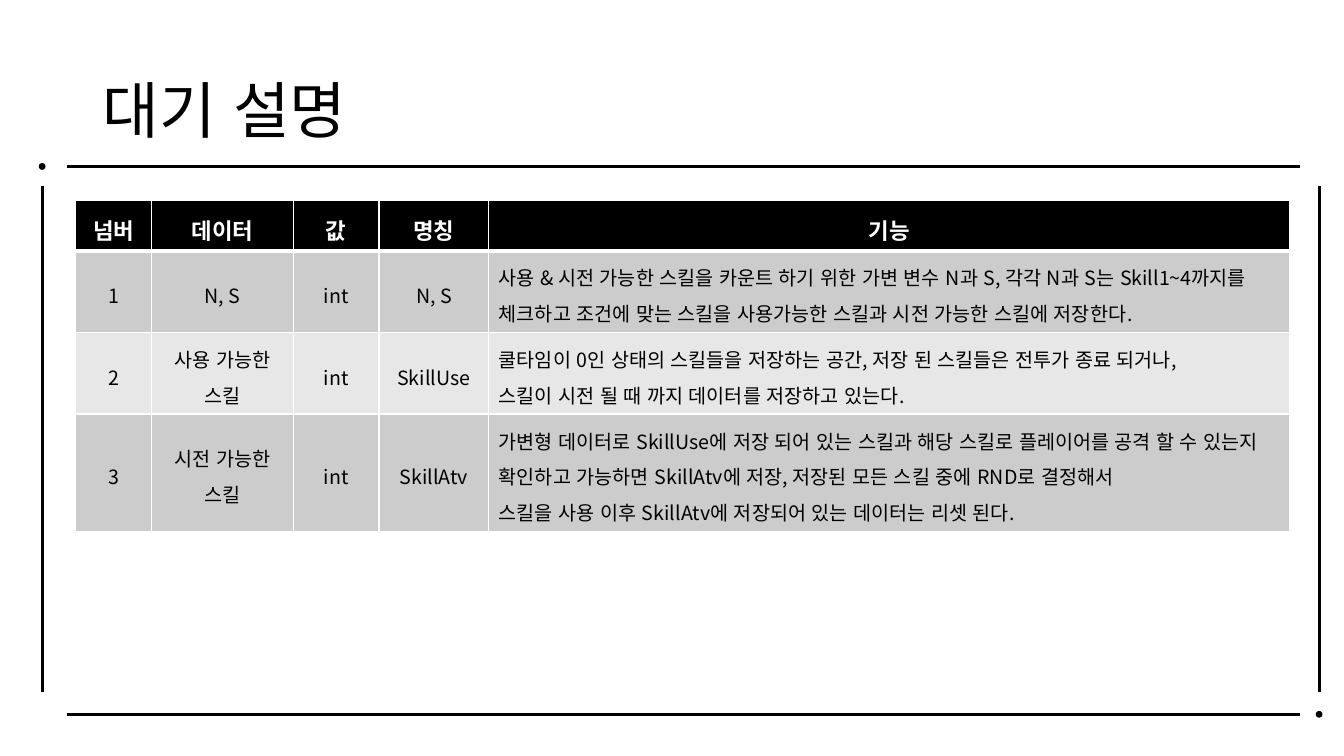
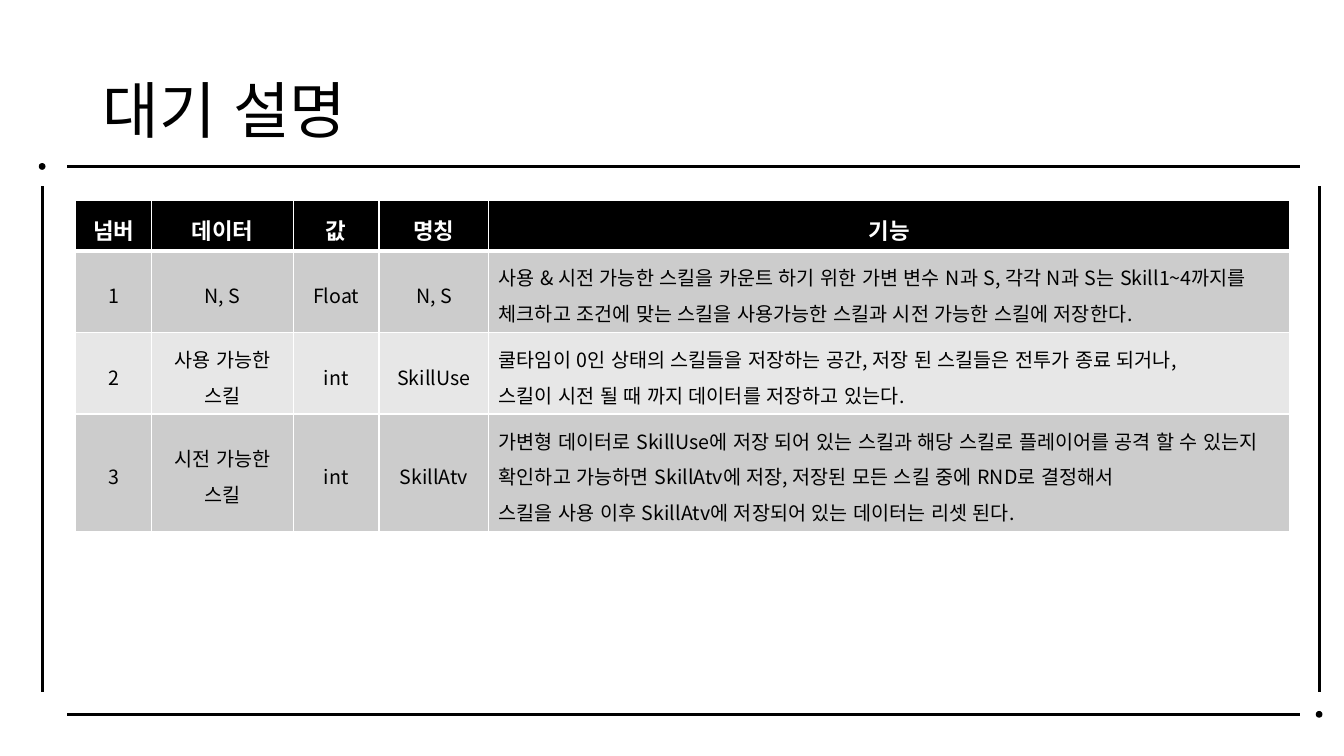
Before and after one commit to piecebypiece/Yggdrasil, a slide deck: slide 12 of 기획자료/0319_FSM_보스행동문서_김세윤.pptx. Drawn at 1344x756 pixels with LibreOffice and Linux fonts; fonts in the diff are those of the drawing. Boxes give left, top, right and bottom in pixels: in the first picture for what was removed or moved away, otherwise in the second. Text is boxed around its words. In the diff, an @@ line names an element or a change of style, - is before the commit and + after.

```diff
--- a/기획자료/0319_FSM_보스행동문서_김세윤.pptx
+++ b/기획자료/0319_FSM_보스행동문서_김세윤.pptx
@@ table at [76, 201, 1290, 526] @@
-row 2, column 3: int
+row 2, column 3: Float
```
Also in this commit, not shown: 5 other slides changed, 7 other files.
